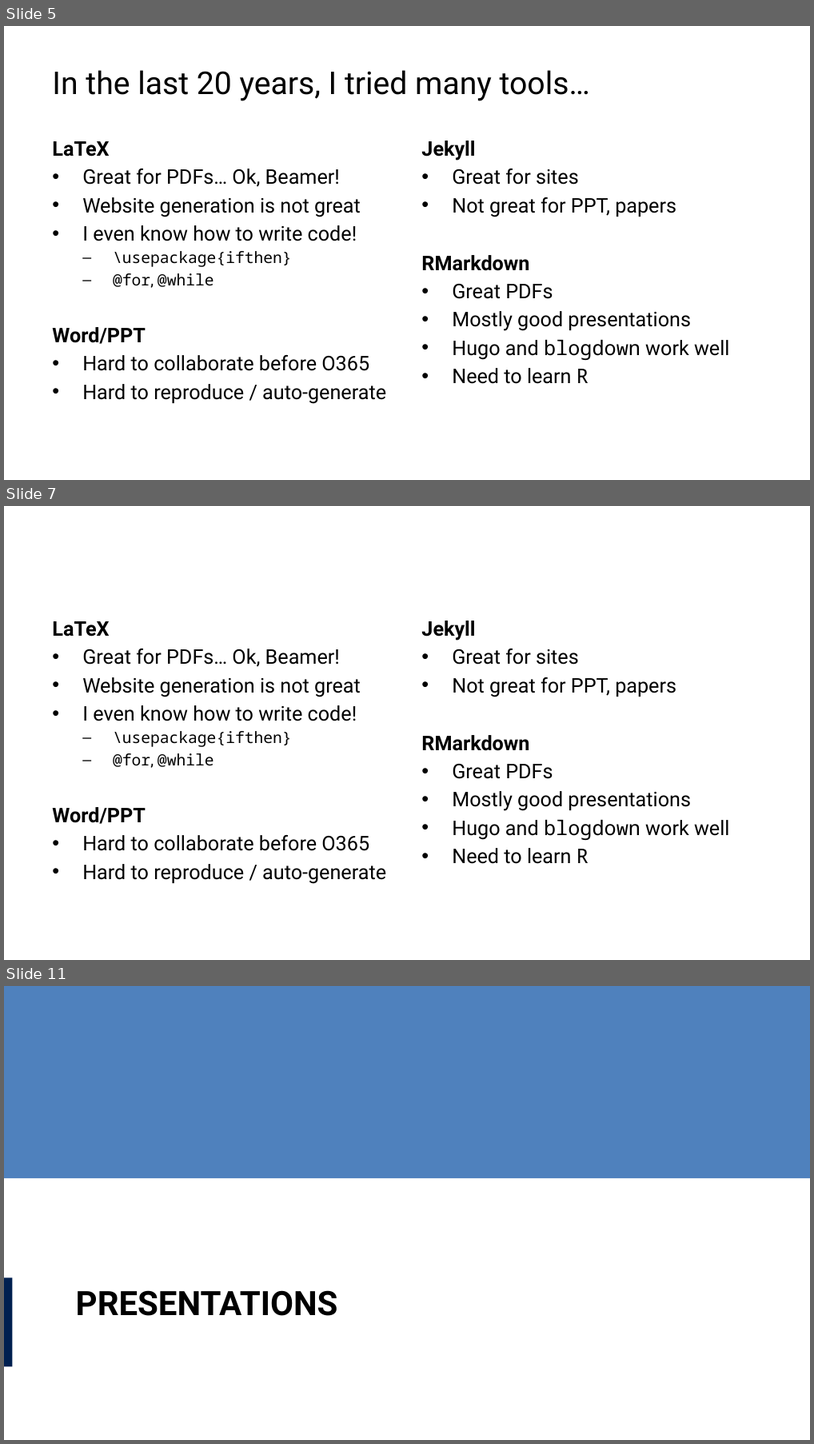
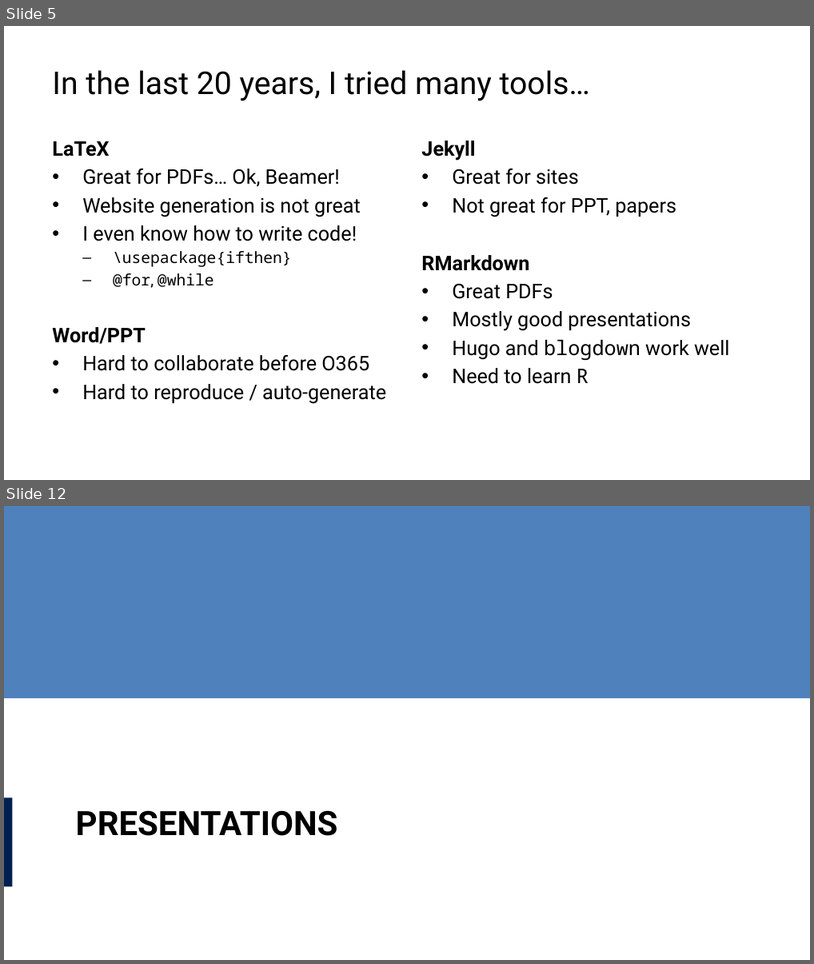
Before and after one commit to lucas-a-meyer/using-quarto, a slide deck: docs/using-quarto-ppt.pptx. Shown one above the other, each under a label of ours: slides 5, 7 and 11 before the commit, slides 5 and 12 after it; the slides between them are not shown. The pictures are 814x1444 and 814x964 pixels, drawn with LibreOffice and Linux fonts; fonts in the diff are those of the drawing. Boxes give left, top, right and bottom in pixels: in the first picture for what was removed or moved away, otherwise in the second. Text is boxed around its words. In the diff, an @@ line names an element or a change of style, - is before the commit and + after.

```diff
--- a/docs/using-quarto-ppt.pptx
+++ b/docs/using-quarto-ppt.pptx
@@ slide 7 removed at [4, 506, 810, 960], background #FFFFFF @@
@@ text removed at [52, 621, 386, 884] @@
-LaTeX
-• Great for PDFs… Ok, Beamer!
-• Website generation is not great
-• I even know how to write code!
-  – \usepackage{ifthen}
-  – @for, @while
-Word/PPT
-• Hard to collaborate before O365
-• Hard to reproduce / auto-generate
@@ text removed at [422, 620, 730, 864] @@
-Jekyll
-• Great for sites
-• Not great for PPT, papers
-RMarkdown
-• Great PDFs
-• Mostly good presentations
-• Hugo and blogdown work well
-• Need to learn R
@@ what was slide 11 is now slide 12 @@
```
Also in this commit, not shown: 3 slides changed, 9 slides added, 3 other slides removed, 14 other files.
